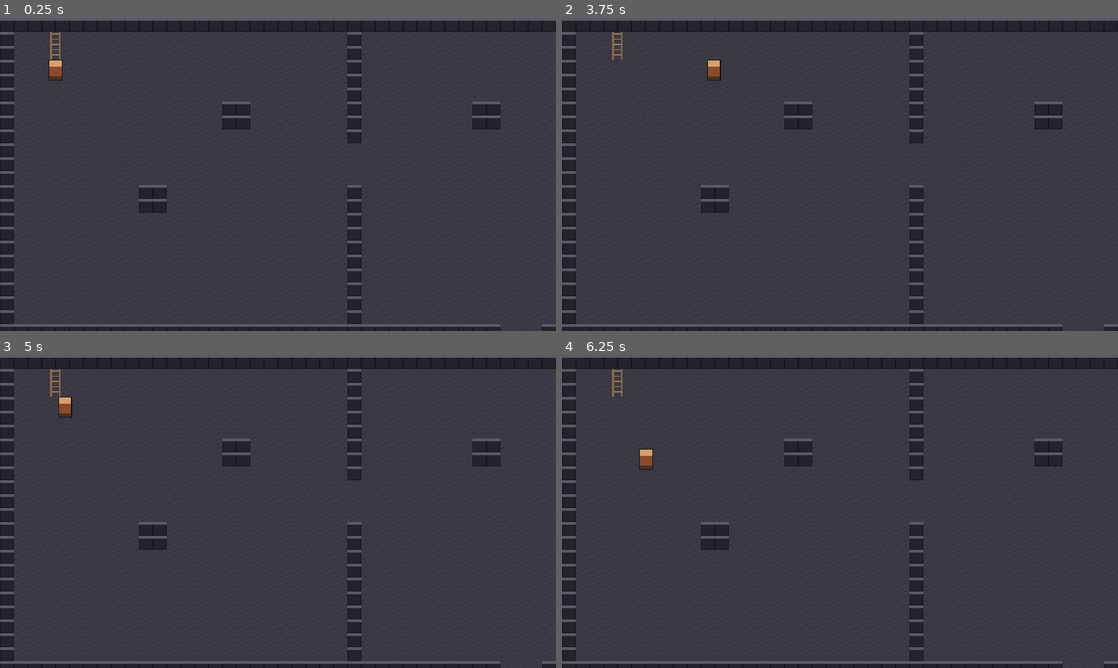
Above: before the commit, frames 1-4 (two rows, left to right).
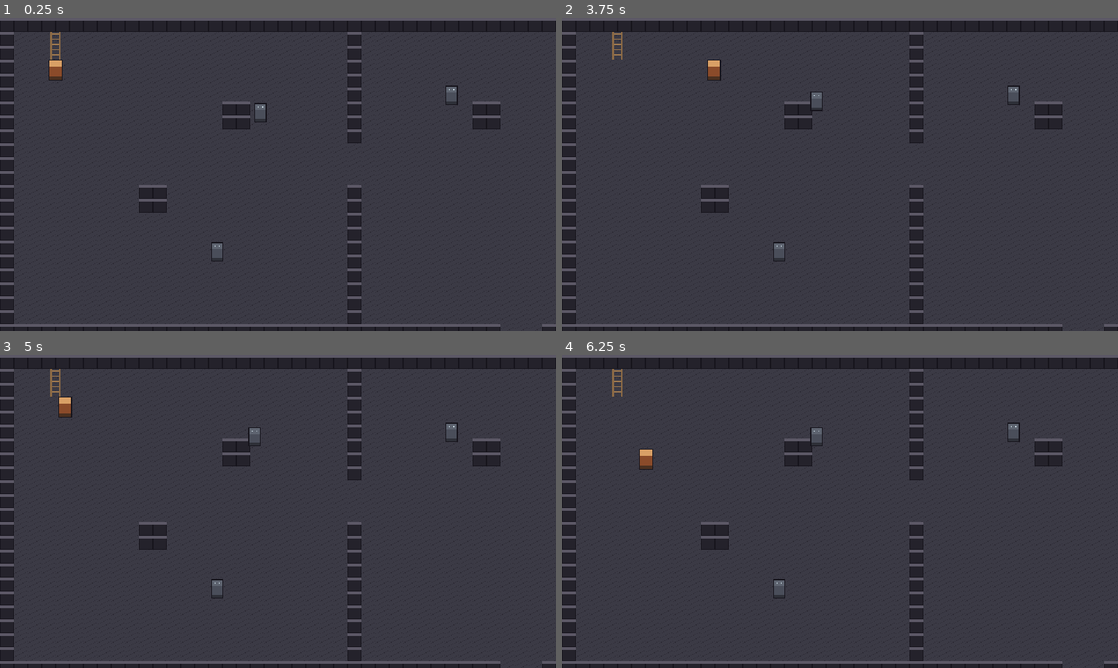
Above: after the commit, the same moments.

Repository: Nahidacute2710/TheLastHearth
Game: Godot game, scene res://scenes/dungeon/abandoned_mine.tscn
The game is run twice, just before and just after one commit, with the same random seed, the same clock (stepped at 60 frames per second) and the same inputs. This scene is started directly instead of the project's main scene.
Inputs (mouse positions are in pixels of both pictures, inside the frame that each line leads up to):
- Up to frame 1 (0.25 s): no input
- Up to frame 2 (3.75 s): tap Enter at 0.5 s; move the mouse to (962, 158) at 0.52 s; press the mouse at (962, 158) at 0.53 s; hold D (movement_right) 0.53-1.28 s; move the mouse to (728, 190) at 1.27 s; release the mouse at (728, 190) at 1.28 s; hold S (movement_down) 1.28-2.03 s; click (728, 190) at 1.35 s; move the mouse to (895, 105) at 2.02 s; press the mouse at (895, 105) at 2.03 s; hold D (movement_right) 2.03-2.78 s; tap Space (dodge) at 2.1 s; move the mouse to (812, 237) at 2.77 s; release the mouse at (812, 237) at 2.78 s; hold W (movement_up) 2.78-3.53 s; tap E (interact) at 2.85 s; click (812, 237) at 3.05 s; move the mouse to (1006, 221) at 3.52 s; press the mouse at (1006, 221) at 3.53 s; hold A (movement_left) from 3.53 s (still down)
- Up to frame 3 (5 s): keep holding A (movement_left); move the mouse to (111, 464) at 4.27 s; release the mouse at (111, 464) at 4.28 s; click (111, 464) at 4.35 s
- Up to frame 4 (6.25 s): move the mouse to (867, 511) at 5.02 s; release A (movement_left) at 5.03 s; press the mouse at (867, 511) at 5.03 s; hold S (movement_down) 5.03-5.78 s; tap Space (dodge) at 5.1 s; move the mouse to (756, 433) at 5.77 s; release the mouse at (756, 433) at 5.78 s; hold D (movement_right) from 5.78 s (still down); tap E (interact) at 5.85 s; click (756, 433) at 6.05 s

The runs differ from the first frame. In frame 1, 0.2% of the frame differs, in the area x 38-83%, y 21-78%; in frame 2, 0.2%; in frame 3, 0.2%; in frame 4, 0.2%.

Commit message:
feat(enemies): hollow miner
Co-Authored-By: Claude Opus 5.5 <noreply@anthropic.com>
Claude-Session: https://claude.ai/code/session_01FpMZkMPH9x2XWYNUcd4vQ7

Diff:
--- /dev/null
+++ b/the-last-hearth/data/enemies/hollow_miner.tres
@@ -0,0 +1,20 @@
+[gd_resource type="Resource" script_class="EnemyData" format=3]
+
+[ext_resource type="Script" path="res://scripts/data/enemy_data.gd" id="1_script"]
+
+[resource]
+script = ExtResource("1_script")
+id = &"hollow_miner"
+name_key = &"ENEMY_HOLLOW_MINER_NAME"
+max_health = 3
+move_speed = 38.0
+detection_radius = 120.0
+lose_interest_radius = 200.0
+attack_range = 22.0
+windup_time = 0.6
+attack_active_time = 0.12
+attack_recover_time = 0.6
+attack_damage = 1
+attack_knockback = 140.0
+hurt_stun_time = 0.25
+knockback_friction = 900.0
--- a/the-last-hearth/localization/translations.csv
+++ b/the-last-hearth/localization/translations.csv
@@ -4,3 +4,4 @@
 PROMPT_RETURN_TAVERN,Return to the tavern,Về quán
 PROMPT_TAKE_PICKAXE,Take the pickaxe,Lấy Cuốc Chim
 ITEM_RUSTY_PICKAXE_NAME,Pickaxe,Cuốc Chim
+ENEMY_HOLLOW_MINER_NAME,Hollow Miner,Thợ Mỏ Rỗng
--- a/the-last-hearth/scenes/dungeon/abandoned_mine.tscn
+++ b/the-last-hearth/scenes/dungeon/abandoned_mine.tscn
@@ -5,6 +5,7 @@
 [ext_resource type="TileSet" path="res://resources/tilesets/mine_placeholder_tileset.tres" id="3_tileset"]
 [ext_resource type="PackedScene" path="res://scenes/interactions/level_door.tscn" id="4_door"]
 [ext_resource type="Texture2D" path="res://assets/environments/mine/env_mine_ladder_placeholder.png" id="5_ladder"]
+[ext_resource type="PackedScene" path="res://scenes/enemies/hollow_miner.tscn" id="6_miner"]
 
 [node name="AbandonedMine" type="Node2D"]
 script = ExtResource("1_script")
@@ -31,6 +32,36 @@
 unique_name_in_owner = true
 y_sort_enabled = true
 
+[node name="MinerR1_1" parent="Entities" instance=ExtResource("6_miner")]
+position = Vector2(300, 120)
+
+[node name="MinerR1_2" parent="Entities" instance=ExtResource("6_miner")]
+position = Vector2(250, 280)
+
+[node name="MinerR2_3" parent="Entities" instance=ExtResource("6_miner")]
+position = Vector2(520, 100)
+
+[node name="MinerR2_4" parent="Entities" instance=ExtResource("6_miner")]
+position = Vector2(650, 250)
+
+[node name="MinerR2_5" parent="Entities" instance=ExtResource("6_miner")]
+position = Vector2(740, 120)
+
+[node name="MinerR4_6" parent="Entities" instance=ExtResource("6_miner")]
+position = Vector2(500, 450)
+
+[node name="MinerR4_7" parent="Entities" instance=ExtResource("6_miner")]
+position = Vector2(650, 600)
+
+[node name="MinerR4_8" parent="Entities" instance=ExtResource("6_miner")]
+position = Vector2(740, 420)
+
+[node name="MinerR3_9" parent="Entities" instance=ExtResource("6_miner")]
+position = Vector2(300, 450)
+
+[node name="MinerR3_10" parent="Entities" instance=ExtResource("6_miner")]
+position = Vector2(150, 600)
+
 [node name="Player" parent="Entities" instance=ExtResource("2_player")]
 unique_name_in_owner = true
 position = Vector2(64, 72)
--- /dev/null
+++ b/the-last-hearth/scenes/enemies/hollow_miner.gd
@@ -0,0 +1,144 @@
+class_name HollowMiner
+extends CharacterBody2D
+## Hollow Miner: slow melee enemy. Idle -> Chase -> WindUp (visible) -> Attack -> Recover.
+## Touching its body never hurts; only the attack after the wind-up does.
+
+enum State { IDLE, CHASE, WINDUP, ATTACK, RECOVER, HURT, DEAD }
+
+const WINDUP_COLOR: Color = Color(1.0, 0.35, 0.2)
+const WINDUP_BLINK_INTERVAL: float = 0.1
+const HURT_FLASH_COLOR: Color = Color(3.0, 3.0, 3.0)
+const HURT_FLASH_TIME: float = 0.08
+const DEATH_FADE_TIME: float = 0.3
+
+@export var data: EnemyData
+
+var state: State = State.IDLE
+var target: Node2D = null
+
+var _state_time: float = 0.0
+var _flash_time_left: float = 0.0
+var _attack_direction: Vector2 = Vector2.RIGHT
+
+@onready var _sprite: Sprite2D = %Sprite
+@onready var _body_shape: CollisionShape2D = %BodyShape
+@onready var _health: HealthComponent = %Health
+@onready var _hurtbox: HurtboxComponent = %Hurtbox
+@onready var _attack_pivot: Node2D = %AttackPivot
+@onready var _attack_sprite: Sprite2D = %AttackSprite
+@onready var _attack_hitbox: HitboxComponent = %AttackHitbox
+
+
+func _ready() -> void:
+	add_to_group(&"enemies")
+	_health.reset(data.max_health)
+	_health.died.connect(_on_died)
+	_hurtbox.hurt.connect(_on_hurt)
+	_attack_hitbox.attacker = self
+	_attack_hitbox.damage = data.attack_damage
+	_attack_hitbox.knockback_force = data.attack_knockback
+	_attack_sprite.visible = false
+
+
+func set_target(new_target: Node2D) -> void:
+	target = new_target
+
+
+func _physics_process(delta: float) -> void:
+	_state_time += delta
+	_flash_time_left = maxf(_flash_time_left - delta, 0.0)
+	match state:
+		State.IDLE:
+			velocity = Vector2.ZERO
+			if _target_distance() <= data.detection_radius:
+				_change_state(State.CHASE)
+		State.CHASE:
+			var distance: float = _target_distance()
+			if distance > data.lose_interest_radius:
+				_change_state(State.IDLE)
+			elif distance <= data.attack_range:
+				_start_windup()
+			else:
+				velocity = global_position.direction_to(target.global_position) * data.move_speed
+		State.WINDUP:
+			velocity = Vector2.ZERO
+			if _state_time >= data.windup_time:
+				_start_attack()
+		State.ATTACK:
+			velocity = Vector2.ZERO
+			if _state_time >= data.attack_active_time:
+				_attack_sprite.visible = false
+				_change_state(State.RECOVER)
+		State.RECOVER:
+			velocity = Vector2.ZERO
+			if _state_time >= data.attack_recover_time:
+				_change_state(State.CHASE)
+		State.HURT:
+			velocity = velocity.move_toward(Vector2.ZERO, data.knockback_friction * delta)
+			if _state_time >= data.hurt_stun_time:
+				_change_state(State.CHASE)
+		State.DEAD:
+			velocity = Vector2.ZERO
+	move_and_slide()
+	_update_tint()
+
+
+func is_dead() -> bool:
+	return state == State.DEAD
+
+
+func _target_distance() -> float:
+	if target == null or not is_instance_valid(target):
+		return INF
+	return global_position.distance_to(target.global_position)
+
+
+func _change_state(new_state: State) -> void:
+	state = new_state
+	_state_time = 0.0
+
+
+func _start_windup() -> void:
+	_attack_direction = global_position.direction_to(target.global_position)
+	if _attack_direction == Vector2.ZERO:
+		_attack_direction = Vector2.RIGHT
+	_attack_pivot.rotation = _attack_direction.angle()
+	_change_state(State.WINDUP)
+
+
+func _start_attack() -> void:
+	_attack_sprite.visible = true
+	_attack_hitbox.activate(data.attack_active_time)
+	_change_state(State.ATTACK)
+
+
+func _update_tint() -> void:
+	if _flash_time_left > 0.0:
+		_sprite.modulate = HURT_FLASH_COLOR
+	elif state == State.WINDUP and int(_state_time / WINDUP_BLINK_INTERVAL) % 2 == 0:
+		_sprite.modulate = WINDUP_COLOR
+	elif state != State.DEAD:
+		_sprite.modulate = Color.WHITE
+
+
+func _on_hurt(_damage: int, knockback: Vector2, _source: Node2D) -> void:
+	if state == State.DEAD:
+		return
+	_flash_time_left = HURT_FLASH_TIME
+	_attack_hitbox.deactivate()
+	_attack_sprite.visible = false
+	velocity = knockback
+	_change_state(State.HURT)
+
+
+func _on_died() -> void:
+	_change_state(State.DEAD)
+	_attack_hitbox.deactivate()
+	_attack_sprite.visible = false
+	_body_shape.set_deferred(&"disabled", true)
+	_hurtbox.set_deferred(&"monitorable", false)
+	_sprite.modulate = HURT_FLASH_COLOR
+	EventBus.enemy_died.emit(data, global_position)
+	var tween: Tween = create_tween()
+	tween.tween_property(_sprite, "modulate", Color(1.0, 1.0, 1.0, 0.0), DEATH_FADE_TIME)
+	tween.tween_callback(queue_free)
--- /dev/null
+++ b/the-last-hearth/scenes/enemies/hollow_miner.tscn
@@ -0,0 +1,73 @@
+[gd_scene format=3]
+
+[ext_resource type="Script" path="res://scenes/enemies/hollow_miner.gd" id="1_script"]
+[ext_resource type="Resource" path="res://data/enemies/hollow_miner.tres" id="2_data"]
+[ext_resource type="Texture2D" path="res://assets/enemies/hollow_miner/enm_hollow_miner_placeholder.png" id="3_sprite"]
+[ext_resource type="Script" path="res://scripts/components/health_component.gd" id="4_health"]
+[ext_resource type="Script" path="res://scripts/components/hurtbox_component.gd" id="5_hurtbox"]
+[ext_resource type="Script" path="res://scripts/components/hitbox_component.gd" id="6_hitbox"]
+[ext_resource type="Texture2D" path="res://assets/effects/vfx_swing_placeholder.png" id="7_swing"]
+
+[sub_resource type="CircleShape2D" id="CircleShape2D_feet"]
+radius = 5.0
+
+[sub_resource type="RectangleShape2D" id="RectangleShape2D_hurt"]
+size = Vector2(12, 20)
+
+[sub_resource type="CircleShape2D" id="CircleShape2D_attack"]
+radius = 10.0
+
+[node name="HollowMiner" type="CharacterBody2D"]
+collision_layer = 4
+collision_mask = 5
+motion_mode = 1
+script = ExtResource("1_script")
+data = ExtResource("2_data")
+
+[node name="Sprite" type="Sprite2D" parent="."]
+unique_name_in_owner = true
+texture = ExtResource("3_sprite")
+offset = Vector2(0, -16)
+
+[node name="BodyShape" type="CollisionShape2D" parent="."]
+unique_name_in_owner = true
+position = Vector2(0, -5)
+shape = SubResource("CircleShape2D_feet")
+
+[node name="Health" type="Node" parent="."]
+unique_name_in_owner = true
+script = ExtResource("4_health")
+
+[node name="Hurtbox" type="Area2D" parent="." node_paths=PackedStringArray("health")]
+unique_name_in_owner = true
+collision_layer = 16
+collision_mask = 0
+monitoring = false
+script = ExtResource("5_hurtbox")
+health = NodePath("../Health")
+
+[node name="CollisionShape2D" type="CollisionShape2D" parent="Hurtbox"]
+position = Vector2(0, -10)
+shape = SubResource("RectangleShape2D_hurt")
+
+[node name="AttackPivot" type="Node2D" parent="."]
+unique_name_in_owner = true
+position = Vector2(0, -8)
+
+[node name="AttackSprite" type="Sprite2D" parent="AttackPivot"]
+unique_name_in_owner = true
+modulate = Color(1, 0.45, 0.35, 1)
+position = Vector2(10, 0)
+texture = ExtResource("7_swing")
+
+[node name="AttackHitbox" type="Area2D" parent="AttackPivot"]
+unique_name_in_owner = true
+position = Vector2(14, 0)
+collision_layer = 0
+collision_mask = 8
+monitoring = false
+monitorable = false
+script = ExtResource("6_hitbox")
+
+[node name="CollisionShape2D" type="CollisionShape2D" parent="AttackPivot/AttackHitbox"]
+shape = SubResource("CircleShape2D_attack")
--- a/the-last-hearth/scripts/core/event_bus.gd
+++ b/the-last-hearth/scripts/core/event_bus.gd
@@ -12,3 +12,6 @@
 
 ## GameState equipped a weapon (null when unequipped).
 signal weapon_equipped(weapon: WeaponData)
+
+## An enemy died (loot and quests listen to this).
+signal enemy_died(enemy_data: EnemyData, position: Vector2)
--- a/the-last-hearth/scripts/core/level.gd
+++ b/the-last-hearth/scripts/core/level.gd
@@ -17,6 +17,9 @@
 func _ready() -> void:
 	_player.set_camera_limits(_get_room_rect_px())
 	_player.attack_landed.connect(_on_player_attack_landed)
+	for child: Node in _entities.get_children():
+		if child.has_method(&"set_target"):
+			child.call(&"set_target", _player)
 
 
 ## Called by SceneRouter right after the level enters the tree.
@@ -60,6 +63,14 @@
 	return _player
 
 
+## Adds an enemy (or any entity with set_target) to the room, targeting the player.
+func add_enemy(enemy: Node2D, at: Vector2) -> void:
+	_entities.add_child(enemy)
+	enemy.global_position = at
+	if enemy.has_method(&"set_target"):
+		enemy.call(&"set_target", _player)
+
+
 func _on_player_attack_landed(_hurtbox: HurtboxComponent) -> void:
 	var weapon: WeaponData = GameState.equipped_weapon
 	if weapon != null:
--- /dev/null
+++ b/the-last-hearth/scripts/data/enemy_data.gd
@@ -0,0 +1,28 @@
+class_name EnemyData
+extends Resource
+## Definition of an enemy type. Instances live in data/enemies/. All numbers are starting values.
+
+@export var id: StringName = &""
+@export var name_key: StringName = &""
+@export var max_health: int = 3
+## Chase speed in px/s.
+@export var move_speed: float = 38.0
+## Starts chasing when the target is closer than this (px).
+@export var detection_radius: float = 120.0
+## Gives up when the target is farther than this (px).
+@export var lose_interest_radius: float = 200.0
+## Starts the wind-up when the target is closer than this (px, feet to feet).
+@export var attack_range: float = 22.0
+## Visible wind-up before the hit (s). The only way this enemy deals damage.
+@export var windup_time: float = 0.6
+## Seconds the attack hitbox is active.
+@export var attack_active_time: float = 0.12
+## Pause after an attack before chasing again (s).
+@export var attack_recover_time: float = 0.6
+@export var attack_damage: int = 1
+## Knockback speed (px/s) given to the player.
+@export var attack_knockback: float = 140.0
+## Stun after being hit (s). Being hit cancels the wind-up.
+@export var hurt_stun_time: float = 0.25
+## Deceleration of knockback (px/s²).
+@export var knockback_friction: float = 900.0
--- /dev/null
+++ b/the-last-hearth/tests/test_hollow_miner.gd
@@ -0,0 +1,91 @@
+extends "res://tests/test_case.gd"
+
+const MINER_SCENE: String = "res://scenes/enemies/hollow_miner.tscn"
+const HurtboxScript: Script = preload("res://scripts/components/hurtbox_component.gd")
+const HealthComponentScript: Script = preload("res://scripts/components/health_component.gd")
+
+var _target_health: Node = null
+
+
+## Tavern has no enemies; spawn one miner and a dummy target with a player hurtbox (layer 4).
+func _setup(target_offset: Vector2) -> CharacterBody2D:
+	await start_main()
+	player().global_position = Vector2(100, 100)
+	var target: Node2D = Node2D.new()
+	_target_health = HealthComponentScript.new()
+	_target_health.set("max_health", 10)
+	target.add_child(_target_health)
+	var hurtbox: Area2D = HurtboxScript.new() as Area2D
+	hurtbox.collision_layer = 8
+	hurtbox.collision_mask = 0
+	hurtbox.monitoring = false
+	hurtbox.set("health", _target_health)
+	var shape: CollisionShape2D = CollisionShape2D.new()
+	var rect: RectangleShape2D = RectangleShape2D.new()
+	rect.size = Vector2(10, 18)
+	shape.shape = rect
+	shape.position = Vector2(0, -9)
+	hurtbox.add_child(shape)
+	target.add_child(hurtbox)
+	level().get_node("%Entities").add_child(target)
+	target.global_position = Vector2(400, 260)
+	var miner: CharacterBody2D = (load(MINER_SCENE) as PackedScene).instantiate() as CharacterBody2D
+	level().call("add_enemy", miner, target.global_position + target_offset)
+	miner.call("set_target", target)
+	return miner
+
+
+func test_idle_when_far_and_chases_when_near() -> void:
+	var miner: CharacterBody2D = await _setup(Vector2(250, 0))
+	await wait(0.3)
+	check_eq(miner.get("state"), 0, "idle when target is far")
+	miner.global_position = Vector2(400 + 90, 260)
+	var start_x: float = miner.global_position.x
+	await wait(0.5)
+	check_eq(miner.get("state"), 1, "chases when target is within detection radius")
+	check(miner.global_position.x < start_x - 10.0, "moves toward the target")
+
+
+func test_contact_does_not_hurt_only_the_windup_attack_does() -> void:
+	var miner: CharacterBody2D = await _setup(Vector2(12, 0))
+	await wait(0.3)
+	check_eq(miner.get("state"), 2, "winding up while touching the target")
+	check_eq(_target_health.get("current_health"), 10, "no damage from contact or wind-up")
+	await wait(0.6)
+	check_eq(_target_health.get("current_health"), 9, "the attack after the wind-up deals 1 damage")
+
+
+func test_hit_cancels_windup() -> void:
+	var miner: CharacterBody2D = await _setup(Vector2(12, 0))
+	await wait(0.3)
+	miner.get_node("%Hurtbox").call("receive_hit", 1, Vector2(100, 0), null)
+	await tree.physics_frame
+	check_eq(miner.get("state"), 5, "being hit switches to HURT")
+	await wait(0.5)
+	check_eq(_target_health.get("current_health"), 10, "cancelled wind-up deals no damage")
+
+
+func test_killed_miner_emits_and_is_removed() -> void:
+	var miner: CharacterBody2D = await _setup(Vector2(250, 0))
+	var died: Array[StringName] = []
+	var on_died: Callable = func(enemy_data: Resource, _pos: Vector2) -> void: died.append(enemy_data.get("id"))
+	tree.root.get_node("EventBus").connect("enemy_died", on_died)
+	var hurtbox: Node = miner.get_node("%Hurtbox")
+	for i: int in 3:
+		hurtbox.call("receive_hit", 1, Vector2.ZERO, null)
+	await wait(0.5)
+	tree.root.get_node("EventBus").disconnect("enemy_died", on_died)
+	check_eq(died, [&"hollow_miner"] as Array[StringName], "enemy_died emitted once with the data id")
+	check(not is_instance_valid(miner), "dead miner is freed")
+
+
+func test_mine_has_miners_targeting_the_player() -> void:
+	await start_main()
+	router().call("go_to", &"dungeon", &"entrance")
+	await wait(0.8)
+	var miners: Array[Node] = tree.get_nodes_in_group(&"enemies")
+	check_eq(miners.size(), 10, "10 miners in the mine")
+	var all_target_player: bool = true
+	for miner: Node in miners:
+		all_target_player = all_target_player and miner.get("target") == player()
+	check(all_target_player, "every miner targets the player")
Binary file added: the-last-hearth/assets/enemies/hollow_miner/enm_hollow_miner_placeholder.png
Not shown, added: the-last-hearth/assets/enemies/hollow_miner/enm_hollow_miner_placeholder.png.import
Binary file changed: the-last-hearth/localization/translations.en.translation
Binary file changed: the-last-hearth/localization/translations.vi.translation
Not shown, added: the-last-hearth/scenes/enemies/hollow_miner.gd.uid
Not shown, added: the-last-hearth/scripts/data/enemy_data.gd.uid
Not shown, added: the-last-hearth/tests/test_hollow_miner.gd.uid
Not shown, changed: CHANGELOG.md
Not shown, changed: the-last-hearth/docs/DECISION_LOG.md
Not shown, changed: the-last-hearth/docs/GAMEPLAY_SYSTEMS.md
